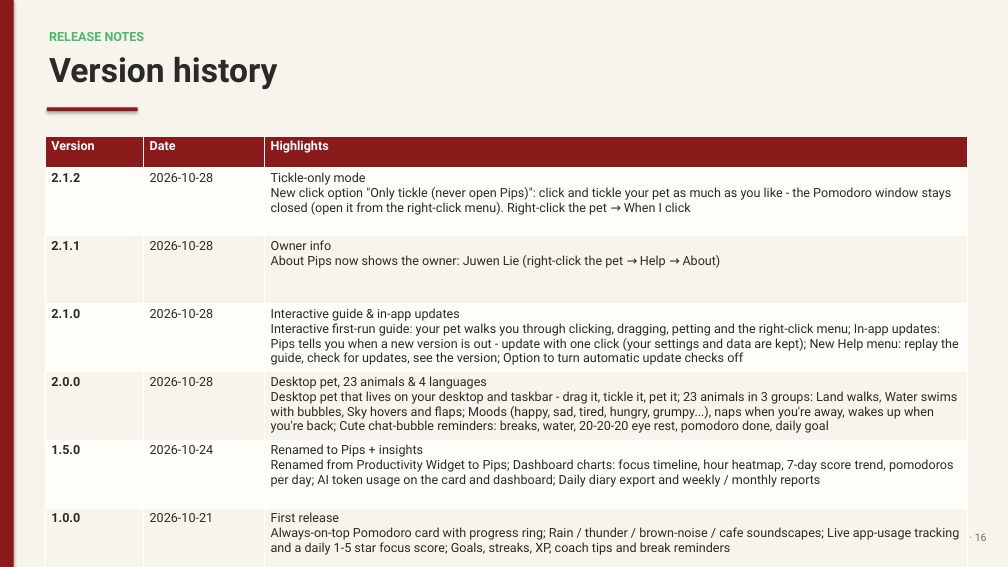
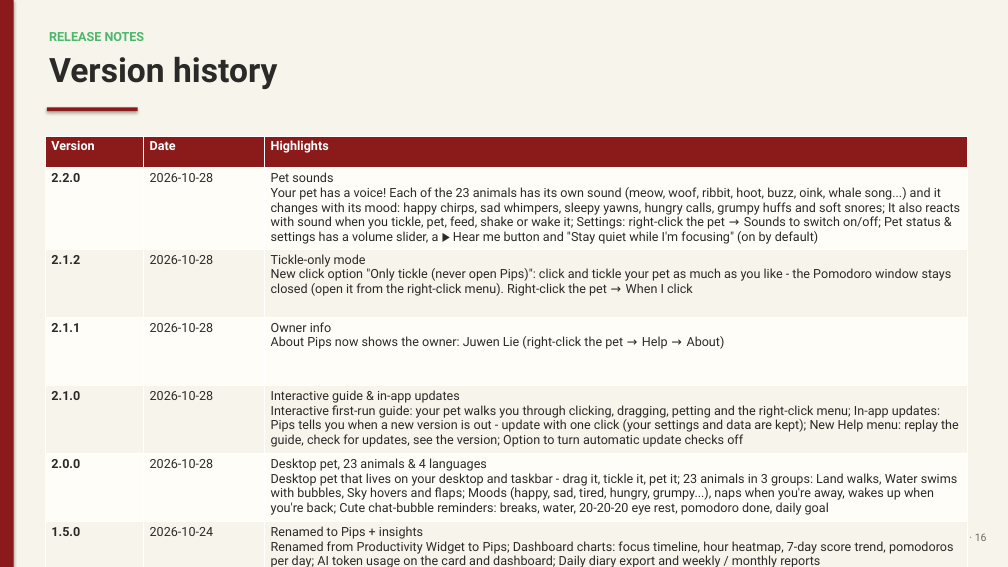
Before and after one commit to juw12/projects, a slide deck: slide 16 of apps/pips/web/download/Pips-Guide.pptx. Drawn at 1008x567 pixels with LibreOffice and Linux fonts; fonts in the diff are those of the drawing. Boxes give left, top, right and bottom in pixels: in the first picture for what was removed or moved away, otherwise in the second. Text is boxed around its words. In the diff, an @@ line names an element or a change of style, - is before the commit and + after.

Commit message:
pips 2.2.0: Pet sounds

```diff
--- a/apps/pips/web/download/Pips-Guide.pptx
+++ b/apps/pips/web/download/Pips-Guide.pptx
@@ table at <box>45,136,968,567</box> @@
+row 2: 2.2.0 | 2026-10-28 | Pet sounds / Your pet has a voice! Each of the 23 animals has its own sound (meow, woof, ribbit, hoot, buzz, oink, whale song...) and it changes with its mood: happy chirps, sad whimpers, sleepy yawns, hungry calls, grumpy huffs and soft snores; It also reacts with sound when you tickle, pet, feed, shake or wake it; Settings: right-click the pet → Sounds to switch on/off; Pet status & settings has a volume slider, a ▶ Hear me button and "Stay quiet while I'm focusing" (on by default)
```
Also in this commit, not shown: 5 other slides changed, 9 other files.
